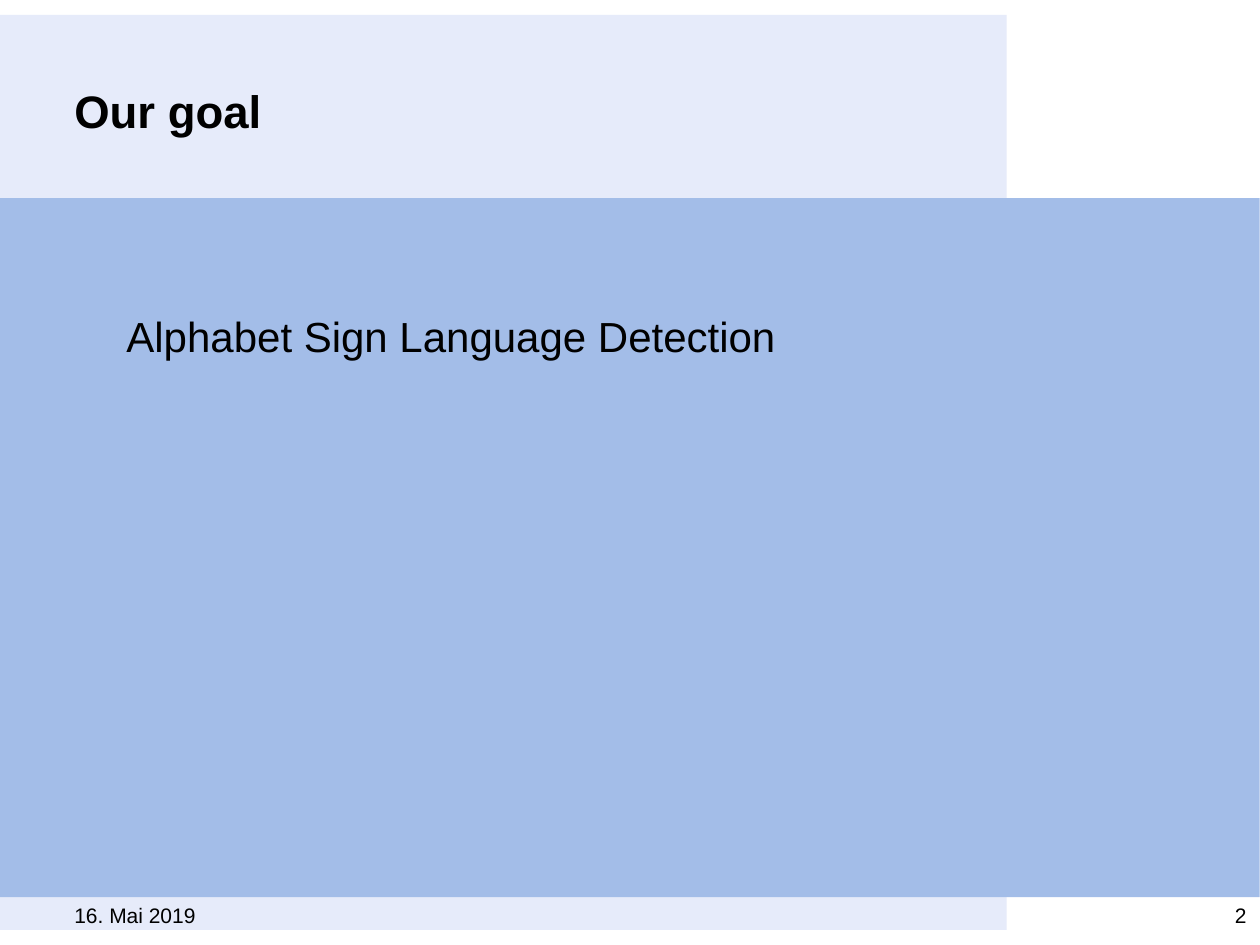
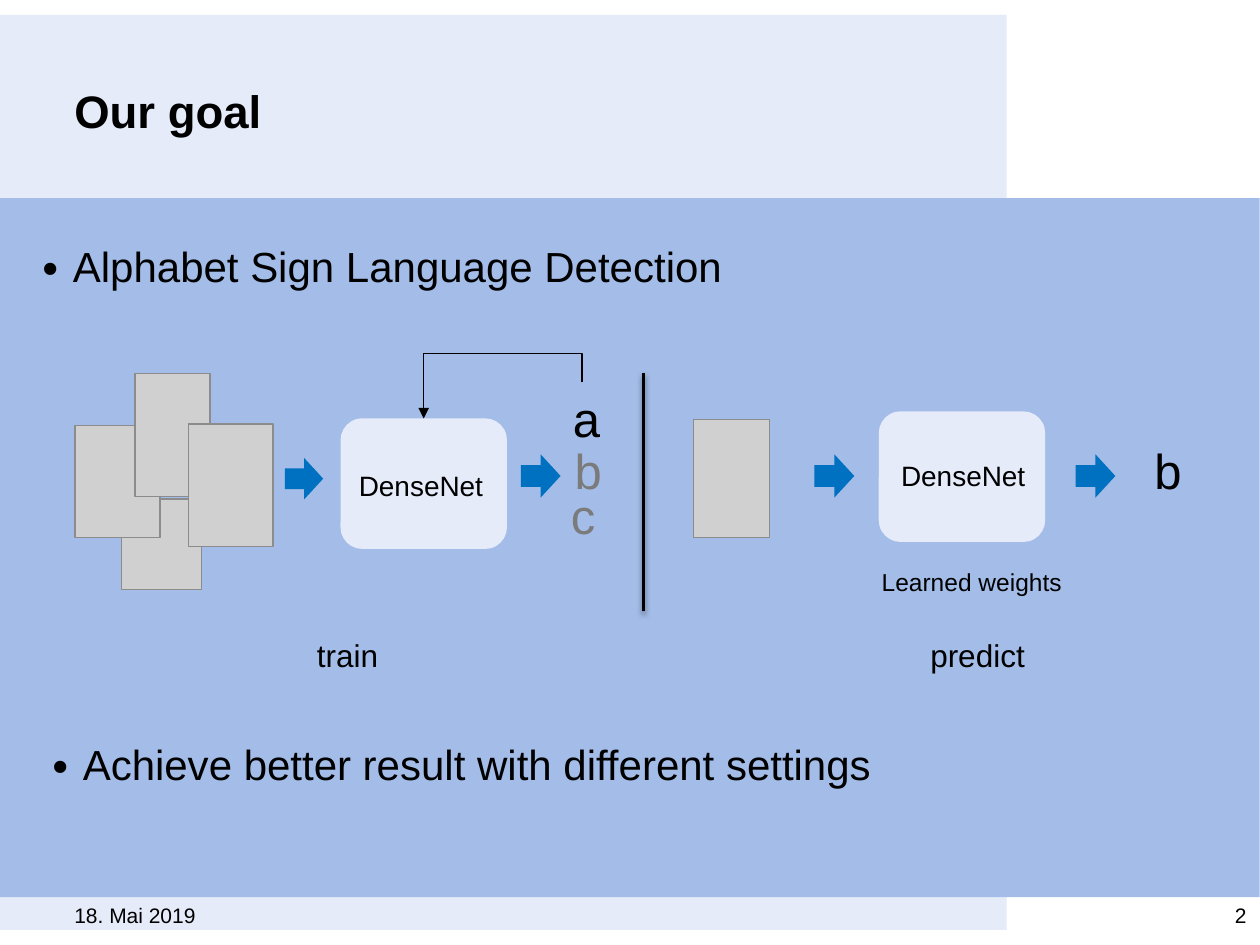
Before and after one commit to MeiLing90/ATML19_Group3A, a slide deck: slide 2 of ATML_presentation.pptx. Drawn at 1260x945 pixels with LibreOffice and Linux fonts; fonts in the diff are those of the drawing; grey boxes stand for pictures; background and template pictures are left out. Boxes give left, top, right and bottom in pixels: in the first picture for what was removed or moved away, otherwise in the second. Text is boxed around its words. In the diff, an @@ line names an element or a change of style, - is before the commit and + after.

```diff
--- a/ATML_presentation.pptx
+++ b/ATML_presentation.pptx
@@ text at [73, 251, 721, 290]: text changed @@
-Alphabet Sign Language Detection
+∙ Alphabet Sign Language Detection
@@ group added at [76, 354, 1181, 673]: 9 texts, 5 pictures, 4 right arrows, 2 rounded rectangles, 1 elbow arrow, 1 line @@
+c
+b
+DenseNet
+a
+DenseNet
+Learned weights
+b
+train
+predict
@@ text added at [83, 749, 871, 789], 24 pt, text #000000 @@
+∙ Achieve better result with different settings
@@ text at [74, 907, 196, 924]: text changed @@
-16. Mai 2019
+18. Mai 2019
```
Also in this commit, not shown: 10 other slides changed.
